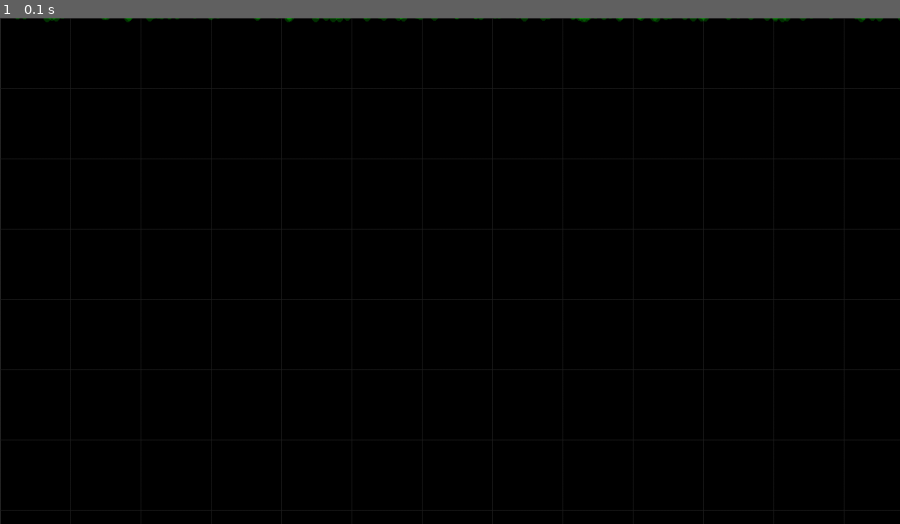
Above: before the commit, frame 1.
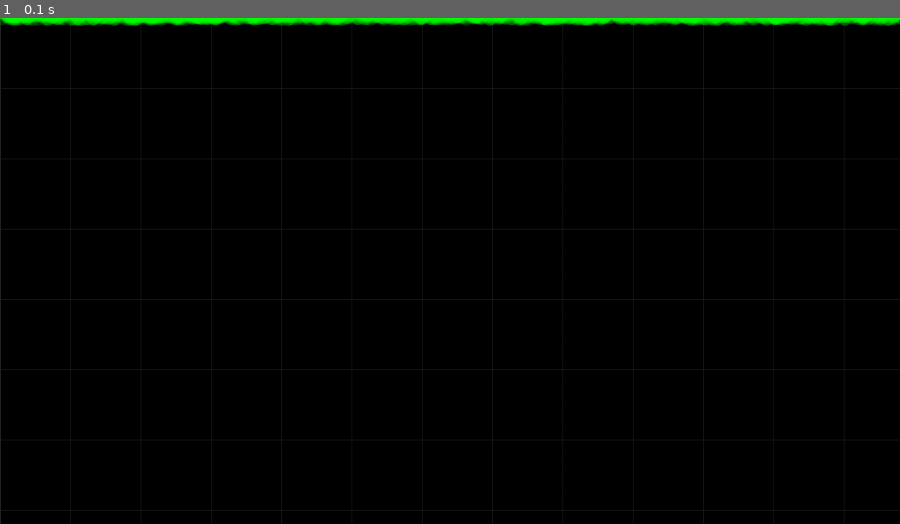
Above: after the commit, the same moment.

Repository: Bluemi/viztools
Game: pygame game, started from scripts/main.py
Two runs of this game, one before a commit and one after it. Both use one fixed random seed, a clock stepped at 60 frames per second and the inputs below.
Inputs:
- Up to frame 1 (0.1 s): no input

The runs differ from the first frame. In frame 1, 1.4% of the frame differs, in the area x 0-100%, y 0-2%.

Commit message:
minor changes

Diff:
--- a/scripts/main.py
+++ b/scripts/main.py
@@ -11,7 +11,7 @@
 class SimpleViewer(Viewer):
     def __init__(self):
         super().__init__(drag_mouse_button=3)
-        num_points = 100_000
+        num_points = 1_000_000
         positions = np.random.random(size=(num_points, 2))
         positions[:, 0] *= 20
         positions[:, 1] *= 40
@@ -19,7 +19,7 @@
             positions,
             # np.array([[0, 0], [1, 1], [-1, 2]]),
             # size=np.random.randint(1, 5, size=num_points) ** 2 / 250,
-            size=0.05,
+            size=10,
             color=np.array([0, 255, 0, 50])
         )
         # self.points = Points(
--- a/viztools/drawable/draw_utils/chunking.py
+++ b/viztools/drawable/draw_utils/chunking.py
@@ -196,6 +196,7 @@
         self.status = np.zeros(shape, dtype=np.int32)
 
     def resize_chunks(self, zoom_factor: float):
+        # TODO: only resize in viewport
         for chunk_x in range(self.shape()[0]):
             for chunk_y in range(self.shape()[1]):
                 chunk_index = (chunk_x, chunk_y)
